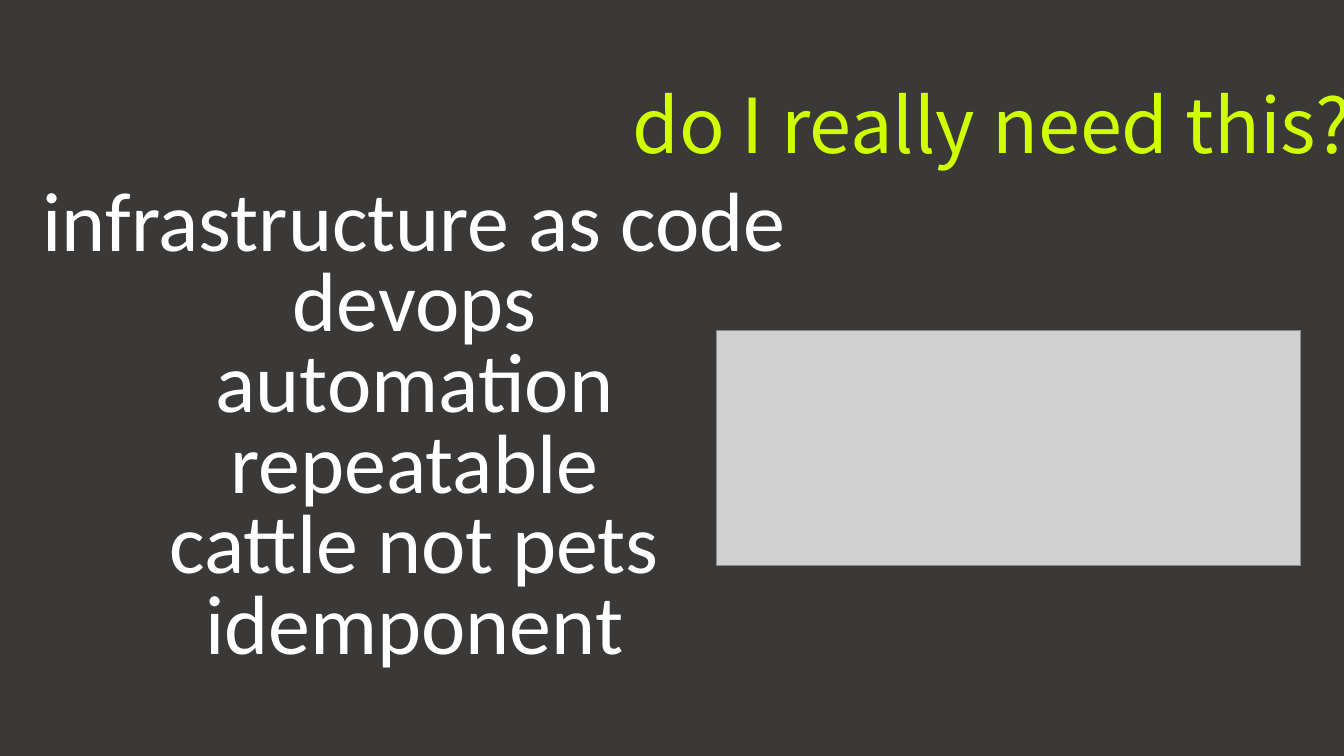
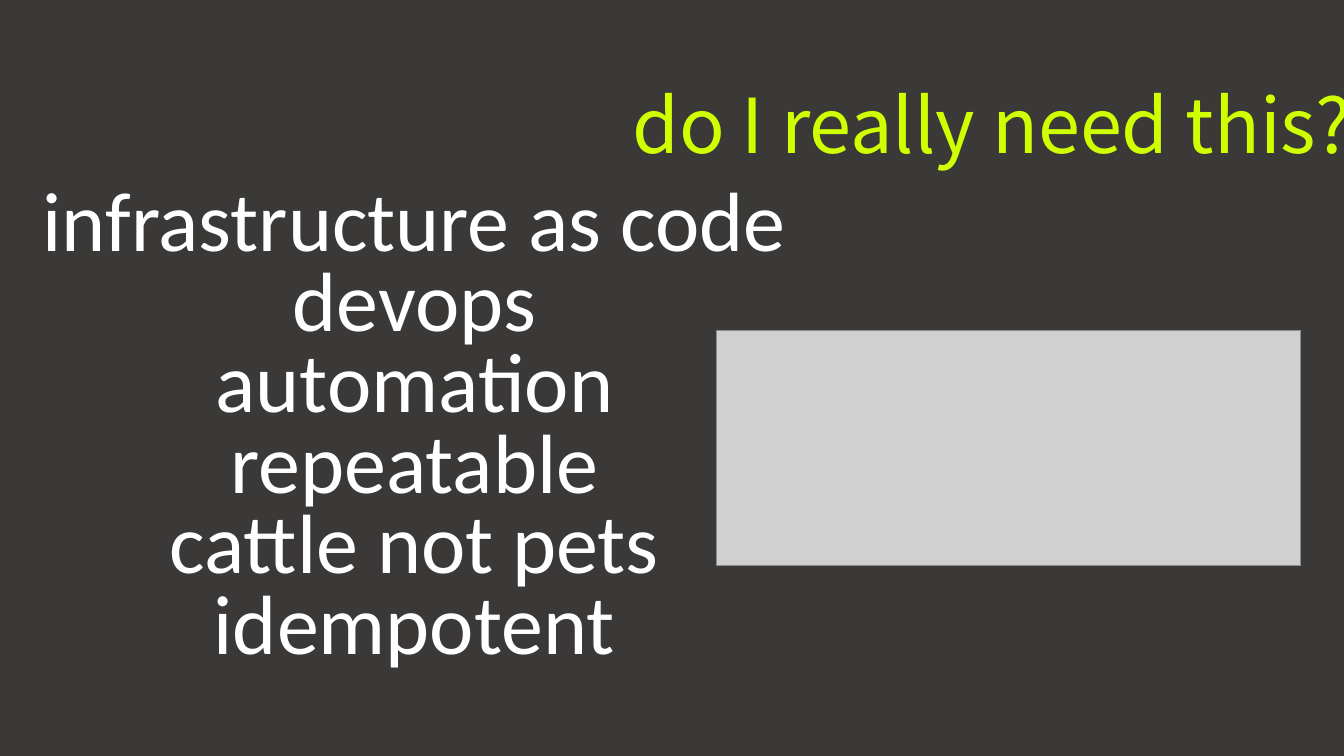
Before and after one commit to jdoof/arm-templates-demo, a slide deck: slide 7 of ARM Brown Bag.pptx. Drawn at 1344x756 pixels with LibreOffice and Linux fonts; fonts in the diff are those of the drawing; grey boxes stand for pictures. Boxes give left, top, right and bottom in pixels: in the first picture for what was removed or moved away, otherwise in the second. Text is boxed around its words. In the diff, an @@ line names an element or a change of style, - is before the commit and + after.

Commit message:
Improved High Level Architecture Diagram and some typos

```diff
--- a/ARM Brown Bag.pptx
+++ b/ARM Brown Bag.pptx
@@ text at bbox=[214, 584, 615, 668]: text changed @@
-idemponent
+idempotent
```
Also in this commit, not shown: 5 other slides changed, 1 slide added, 1 slide removed.
